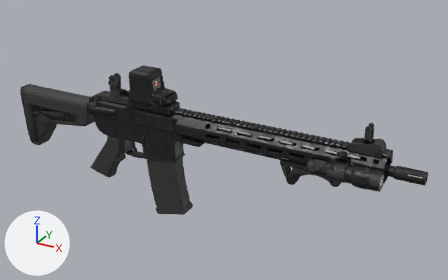
Before and after pictures for a commit that changed the Blender file weapon_ar15_game.blend.
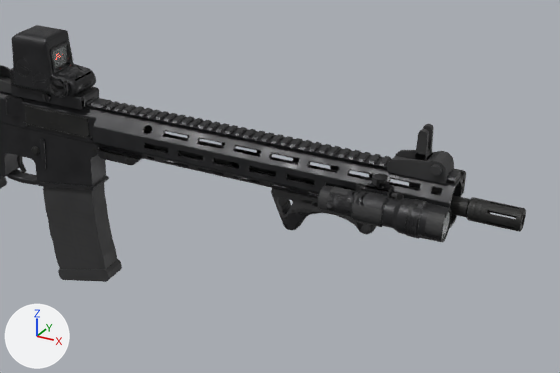
Each version appears first whole from a 50 mm camera at (0.58, -0.897, 0.439) aimed at (0.071, 0.03, -0.025), and next in a close-up on the part from 27% to 100% of the width and 18% to 96% of the height. The axes (+X, +Y, +Z) are drawn at lower left. The lights are the same throughout. The last two pictures show the newer version.

In view in the first close-up: 'ar15_att_flashlight', 'ar15_att_foregrip', 'ar15_att_holo', 'ar15_body', 'ar15_dust_cover', 'ar15_front_sight_leaf', 'ar15_magazine' and 5 more.
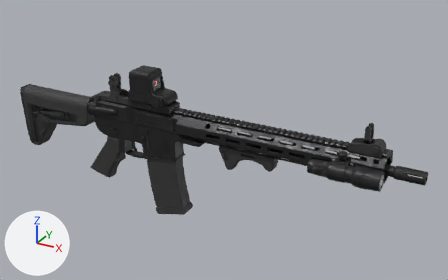
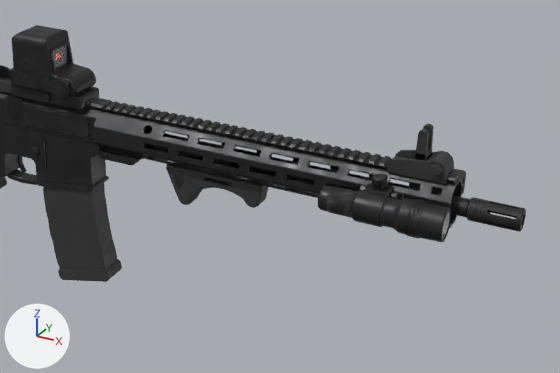
Changed parts and their boxes (x1, y1, x2, y2) in the close-ups (560 x 373 px):
'ar15_att_foregrip', moved: before (271, 188, 377, 234); after (166, 164, 268, 208)

What the commit changed:
Object 'ar15_att_foregrip' (ob_ar15_att_foregrip) moves from (0.2565, 0.0, -0.0197) to (0.1365, 0.0, -0.0197).
